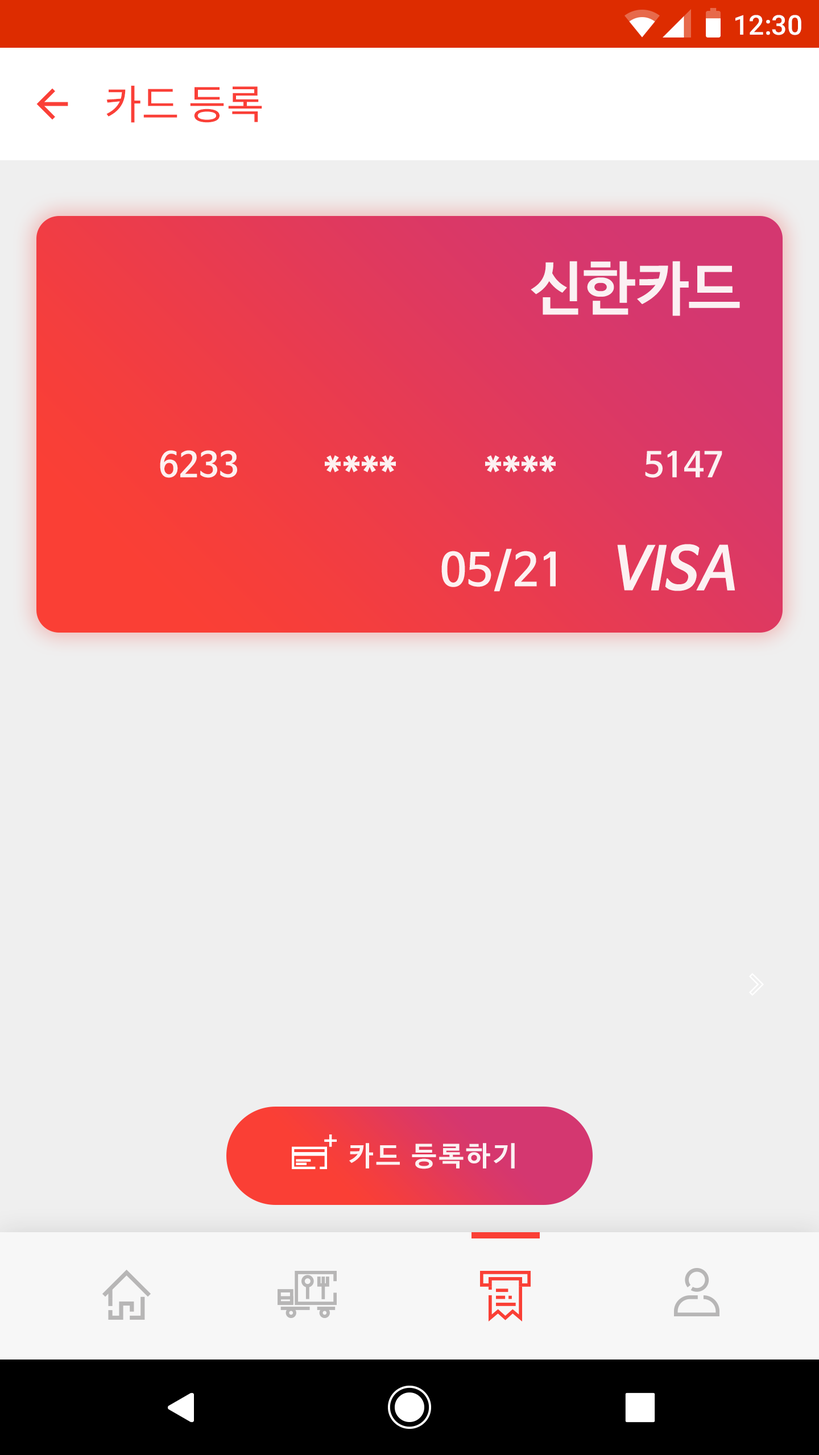
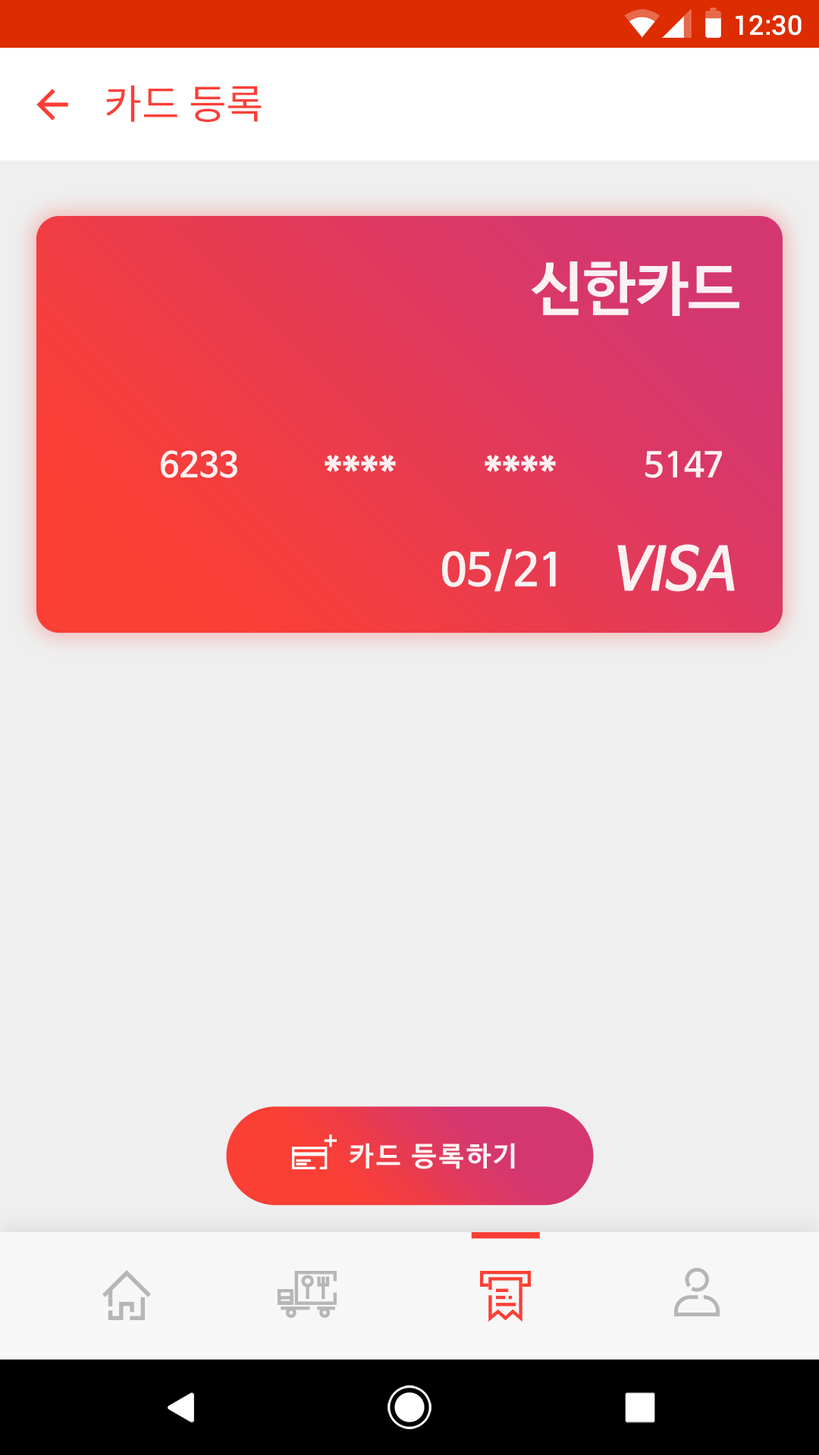
Revision of a layered 819 × 1455 image; what changed, layer by layer:
painted on "6233" over 160, 454, 179, 477
painted on "카드 등록" over 109, 84, 258, 123
painted on "카드 등록하기" over 466, 1143, 489, 1168
